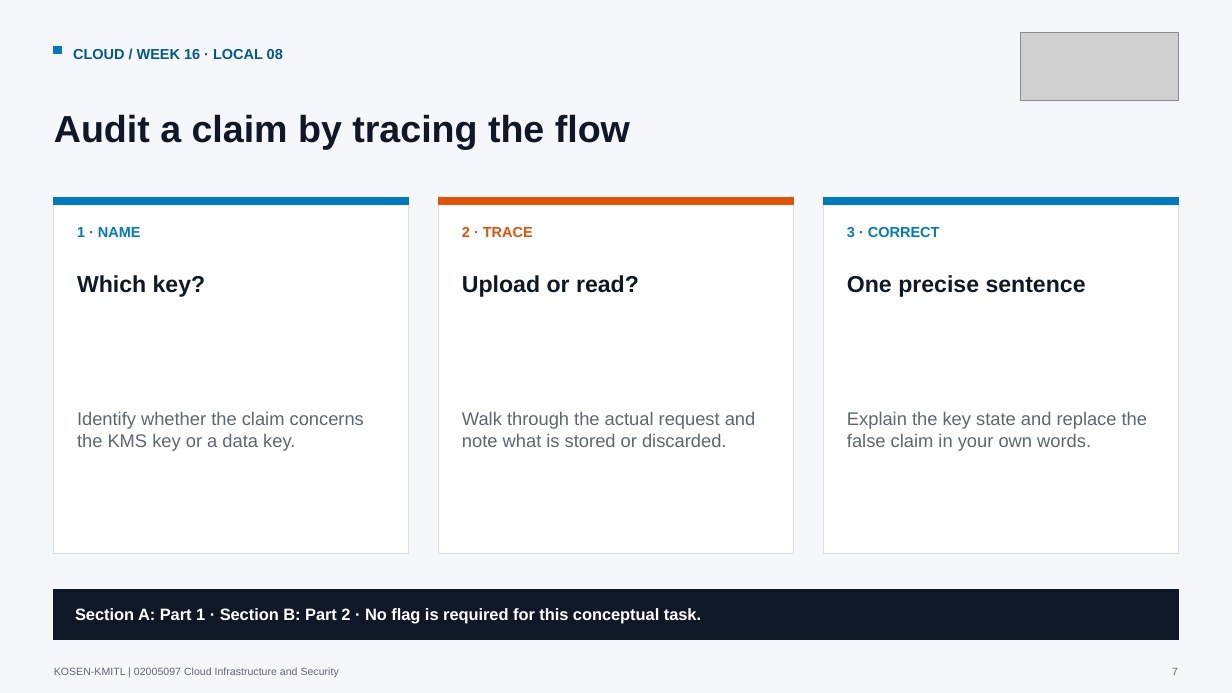
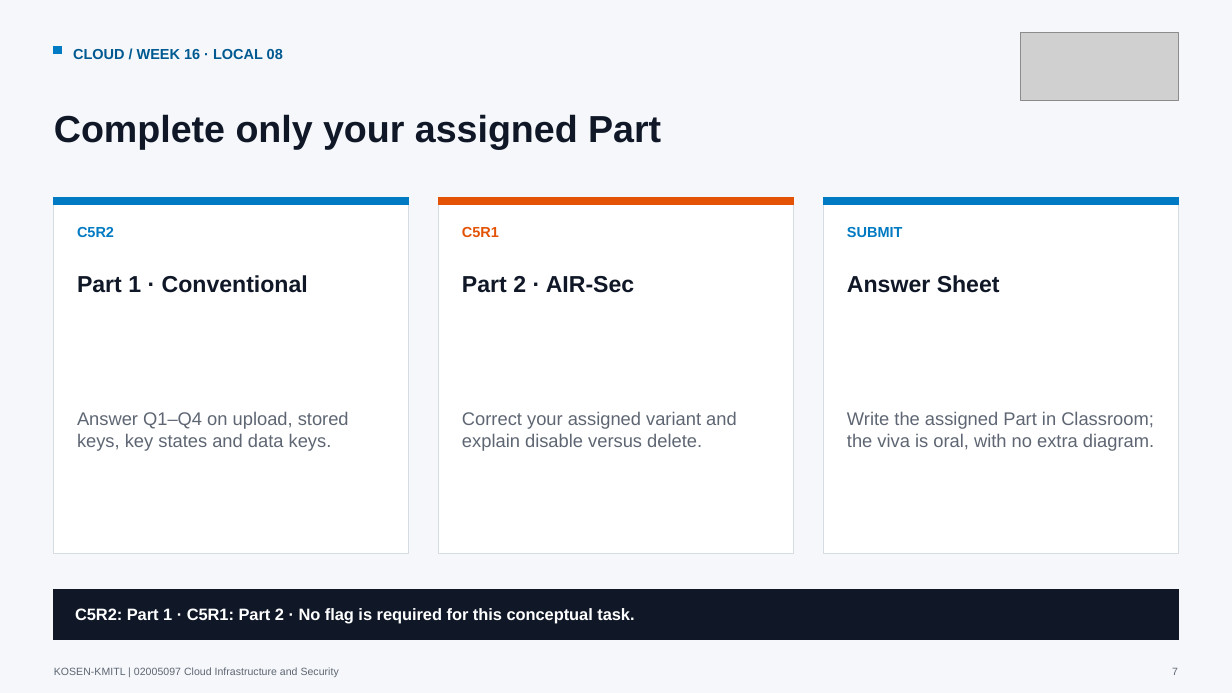
Before and after one commit to nutthakorn7/cloud-infrastructure-security, a slide deck: slide 7 of slides/workshop-supplements/output/Week16_Cloud_Workshop_Supplement_v2.pptx. Drawn at 1232x693 pixels with LibreOffice and Linux fonts; fonts in the diff are those of the drawing; grey boxes stand for pictures. Boxes give left, top, right and bottom in pixels: in the first picture for what was removed or moved away, otherwise in the second. Text is boxed around its words. In the diff, an @@ line names an element or a change of style, - is before the commit and + after.

```diff
--- a/slides/workshop-supplements/output/Week16_Cloud_Workshop_Supplement_v2.pptx
+++ b/slides/workshop-supplements/output/Week16_Cloud_Workshop_Supplement_v2.pptx
@@ text at box(54, 114, 661, 149): text changed @@
-Audit a claim by tracing the flow
+Complete only your assigned Part
@@ text at box(77, 227, 114, 237): text changed @@
-1 · NAME
+C5R2
@@ text at box(462, 227, 499, 237): text changed @@
-2 · TRACE
+C5R1
@@ text at box(847, 227, 903, 237): text changed @@
-3 · CORRECT
+SUBMIT
@@ text at box(77, 275, 308, 293): text changed @@
-Which key?
+Part 1 · Conventional
@@ text at box(462, 276, 635, 293): text changed @@
-Upload or read?
+Part 2 · AIR-Sec
@@ text at box(847, 275, 1000, 293): text changed @@
-One precise sentence
+Answer Sheet
@@ text at box(77, 411, 349, 451): text changed @@
-Identify whether the claim concerns the KMS key or a data key.
+Answer Q1–Q4 on upload, stored keys, key states and data keys.
@@ text at box(462, 411, 737, 451): text changed @@
-Walk through the actual request and note what is stored or discarded.
+Correct your assigned variant and explain disable versus delete.
@@ text at box(847, 411, 1154, 451): text changed @@
-Explain the key state and replace the false claim in your own words.
+Write the assigned Part in Classroom; the viva is oral, with no extra diagram.
@@ text at box(75, 608, 634, 624): text changed @@
-Section A: Part 1 · Section B: Part 2 · No flag is required for this conceptual task.
+C5R2: Part 1 · C5R1: Part 2 · No flag is required for this conceptual task.
```
Also in this commit, not shown: 7 other files.
